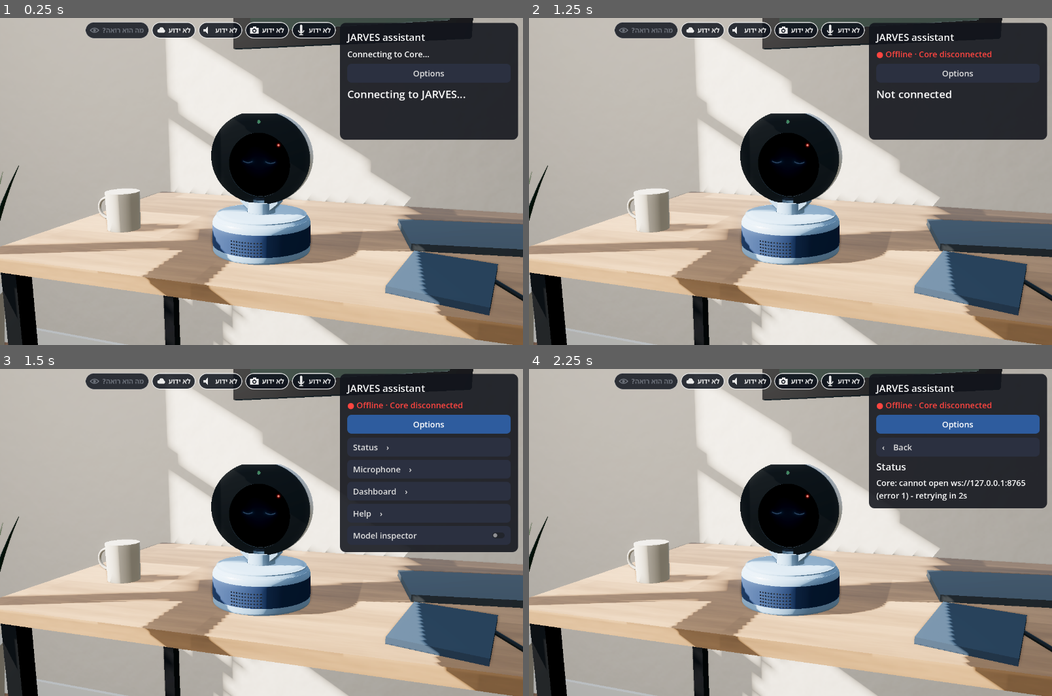
Above: before the commit, frames 1-4 (two rows, left to right).
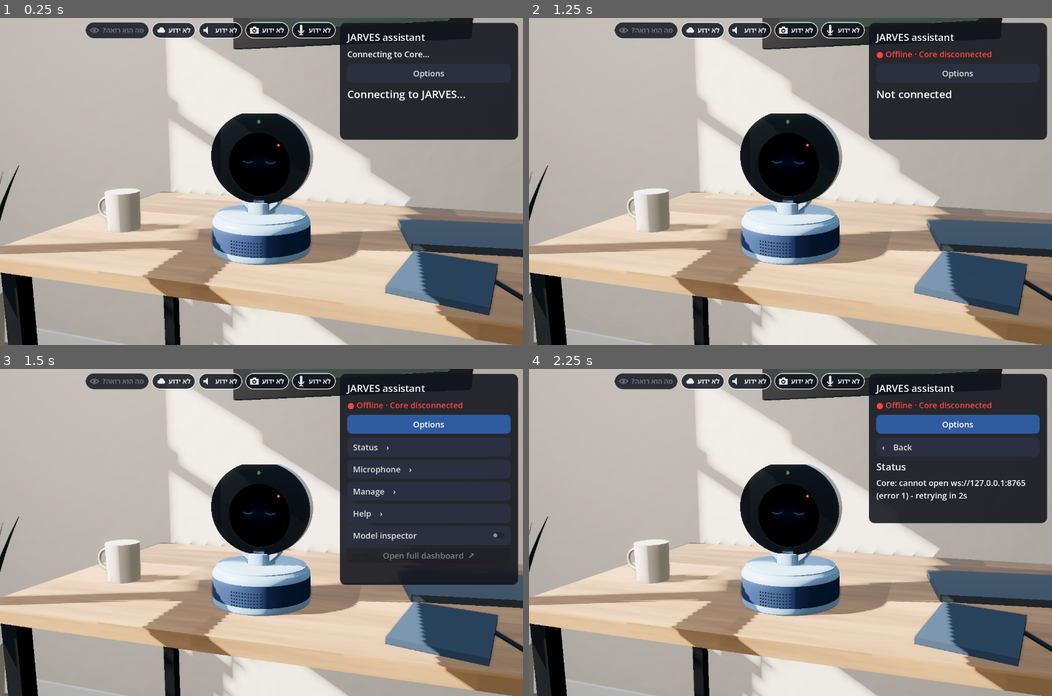
Above: after the commit, the same moments.

Repository: Jarvis-igerman-ai/jarves
Game: Godot game, scene res://main.tscn
The game is run twice, just before and just after one commit, with the same random seed, the same clock (stepped at 60 frames per second) and the same inputs.
Inputs (mouse positions are in pixels of both pictures, inside the frame that each line leads up to):
- Up to frame 1 (0.25 s): no input
- Up to frame 2 (1.25 s): tap Enter at 0.5 s; drag from (738, 31) to (842, 109) at 0.52 s
- Up to frame 3 (1.5 s): click "Options" at 1.25 s
- Up to frame 4 (2.25 s): click "Status ›" at 2 s

Frames 1-2 are identical in both runs. In frame 3, 3.5% of the frame differs, in the area x 65-100%, y 36-66%; in frame 4, 1.6%.

Commit message:
ui(viewer): mini dashboard - Manage tree that opens dashboard pages, today's usage in Status
Co-Authored-By: Claude Sonnet 5.5 <noreply@anthropic.com>
Claude-Session: https://claude.ai/code/session_01A4qoP7qn5dWHRAivVAyLEk

Diff:
--- a/godot/face/assistant_ui.gd
+++ b/godot/face/assistant_ui.gd
@@ -180,6 +180,26 @@
 	return make_ui_theme(UI_FONT)
 
 
+## Manage tree: group -> [label, dashboard page]. Each leaf opens that page of the local dashboard in the browser
+## (the Core's `ui.open_dashboard`), so the panel stays small and the full controls stay in one place.
+const MANAGE := [
+	["Talk & memory", [["Chat", "#/chat"], ["Approvals", "#/approvals"], ["Conversations", "#/conversations"],
+		["Memory", "#/memory"], ["Search conversations", "#/recall"]]],
+	["Everyday", [["Calendar", "#/calendar"], ["Timers & alarms", "#/timers"], ["Lists", "#/lists"],
+		["Goals", "#/goals"], ["Notes", "#/notes"], ["Scheduled jobs", "#/jobs"]]],
+	["Assistant", [["Name & voice", "#/identity"], ["Appearance", "#/appearance"], ["Skills", "#/skills"],
+		["Features & switches", "#/features"], ["Guides", "#/guides"]]],
+	["Connections", [["Connections", "#/connections"], ["Phone", "#/phone"], ["Devices & access", "#/devices"],
+		["WhatsApp", "#/whatsapp"]]],
+	["Health & costs", [["Health & speed", "#/speed"], ["Issues", "#/issues"], ["Costs", "#/costs"],
+		["Usage & limits", "#/usage"], ["System log", "#/logs"]]],
+	["System", [["Settings", "#/settings"], ["Updates", "#/updates"], ["Backup", "#/backup"],
+		["Setup and tour", "#/setup"]]],
+]
+var leaf_btns: Array = []         # buttons that need the Core link
+var options_hint: Label
+
+
 ## Settings as a tree (like phone settings): a short list of rows; each row opens one small page with a Back row.
 func _build_menu() -> void:
 	for w in [activity, who, caption]:
@@ -188,31 +208,56 @@
 		w.get_parent().remove_child(w)
 		page.add_child(w)
 	var root := _page("root", "")
-	for spec in [["Status", "status"], ["Microphone", "mic"], ["Dashboard", "dashboard"], ["Help", "help"]]:
-		var row := Button.new()
-		row.text = "%s    ›" % spec[0]
-		row.alignment = HORIZONTAL_ALIGNMENT_LEFT
-		row.pressed.connect(_open_page.bind(spec[1]))
-		root.add_child(row)
+	_row(root, "Status", "status")
+	_row(root, "Microphone", "mic")
+	_row(root, "Manage", "manage")
+	_row(root, "Help", "help")
 	inspector_chk.get_parent().remove_child(inspector_chk)
 	root.add_child(inspector_chk)
+	dash_btn.get_parent().remove_child(dash_btn)
+	dash_btn.text = "Open full dashboard  ↗"
+	root.add_child(dash_btn)
 	take.call(status_lbl, _page("status", "Status"))
 	var mic := _page("mic", "Microphone")
 	take.call(mute_chk, mic)
 	take.call(level_bar, mic)
-	take.call(dash_btn, _page("dashboard", "Dashboard"))
 	take.call(legend_lbl, _page("help", "What the dot means"))
+	var manage := _page("manage", "Manage")
+	for g in MANAGE:
+		var key := "m_" + String(g[0])
+		_row(manage, g[0], key)
+		var pg := _page(key, g[0], "manage")
+		for leaf in g[1]:
+			var b := Button.new()
+			b.text = "%s    ↗" % leaf[0]
+			b.alignment = HORIZONTAL_ALIGNMENT_LEFT
+			b.pressed.connect(func(): link.send("ui.open_dashboard", {"page": leaf[1]}))
+			leaf_btns.append(b)
+			pg.add_child(b)
+	options_hint = Label.new()
+	options_hint.modulate = Color(1, 1, 1, 0.6)
+	options_hint.autowrap_mode = TextServer.AUTOWRAP_WORD_SMART
+	options_hint.custom_minimum_size = Vector2(400, 0)
+	options_box.add_child(options_hint)
 	_open_page("root")
 
 
-func _page(key: String, title: String) -> VBoxContainer:
+func _row(parent: VBoxContainer, text: String, key: String) -> void:
+	var row := Button.new()
+	row.text = "%s    ›" % text
+	row.alignment = HORIZONTAL_ALIGNMENT_LEFT
+	row.pressed.connect(_open_page.bind(key))
+	parent.add_child(row)
+
+
+func _page(key: String, title: String, parent := "root") -> VBoxContainer:
 	var pg := VBoxContainer.new()
 	pg.add_theme_constant_override("separation", 8)
 	if key != "root":
 		var back := Button.new()
 		back.text = "‹    Back"
 		back.alignment = HORIZONTAL_ALIGNMENT_LEFT
-		back.pressed.connect(_open_page.bind("root"))
+		back.pressed.connect(_open_page.bind(parent))
 		pg.add_child(back)
 		var t := Label.new()
 		t.text = title
@@ -227,6 +272,8 @@
 func _open_page(key: String) -> void:
 	for k in pages:
 		pages[k].visible = k == key
+	if options_hint:
+		options_hint.text = ""
 
 
 func _on_options(on: bool) -> void:
@@ -305,6 +352,8 @@
 func _set_controls(on: bool) -> void:
 	mute_chk.disabled = not on
 	dash_btn.disabled = not on
+	for b in leaf_btns:
+		b.disabled = not on
 
 
 func _answer(ok: bool) -> void:
@@ -447,6 +496,8 @@
 			var where := _str(p.get("url")).substr(0, 200)
 			var opened: bool = typeof(p.get("browser")) == TYPE_BOOL and p.get("browser")
 			caption.text = "Dashboard opened in your browser" if opened else "Dashboard running at " + where
+			if options_hint:
+				options_hint.text = caption.text
 
 
 const TEST_BANNER := "TEST PROFILE · not your real data"
@@ -547,6 +598,7 @@
 			# one short line per problem, with what to do; full detail stays in `jarvis status`
 			var act: String = str(c.get("action", ""))
 			lines.append("- %s: %s" % [FRIENDLY.get(k, k), act if act != "" else str(c.get("detail", "")).substr(0, 60)])
+	lines.append("Today: %d AI requests · %s voice min" % [int(_num(p.get("ai_requests_today"))), str(_num(p.get("voice_minutes_today")))])
 	status_lbl.text = "\n".join(lines)
 	mute_chk.set_pressed_no_signal(bool(p.get("mic_muted", false)))
 
Not shown, changed: docs/HANDOFF.md
